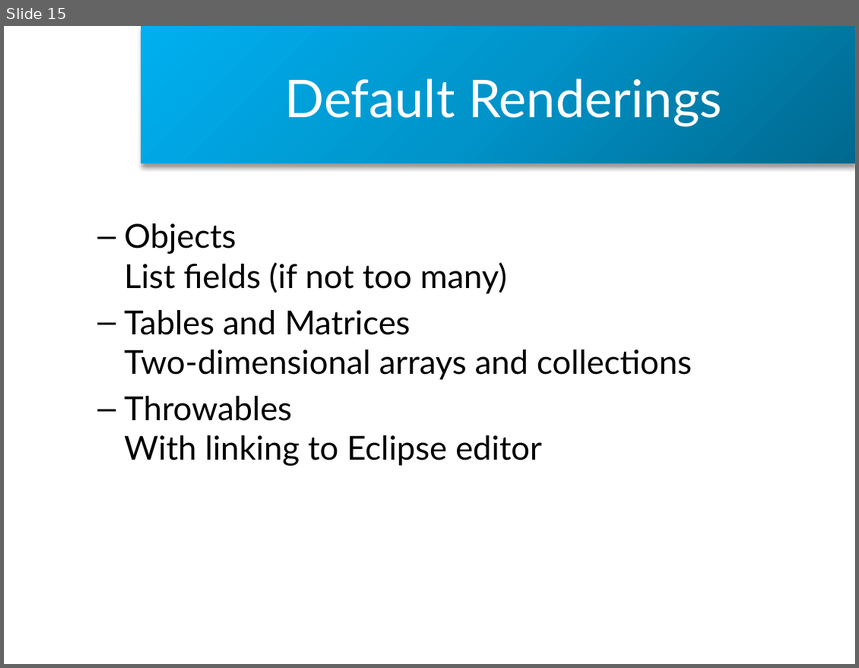
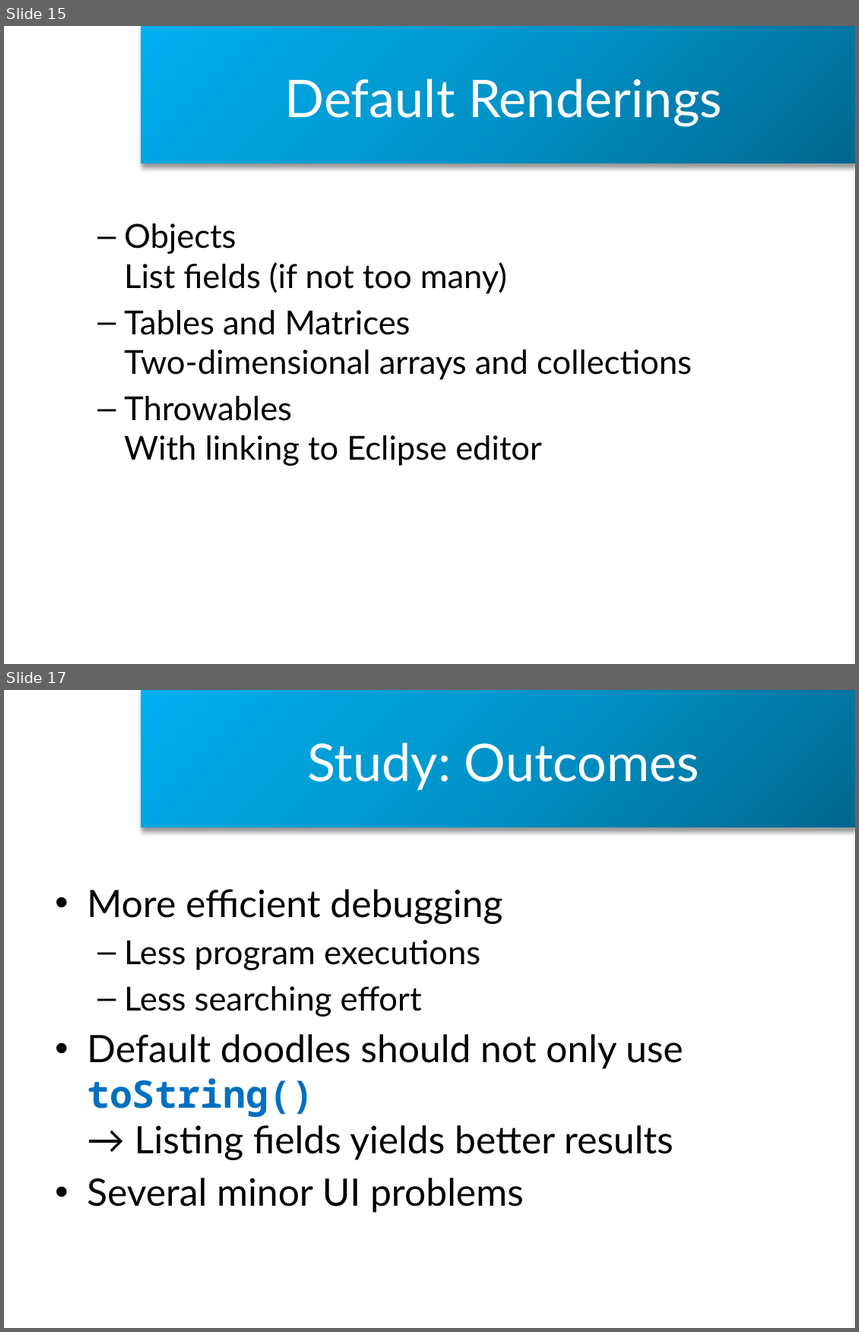
Before and after one commit to CedricReichenbach/DoodleDebug, a slide deck: presentations/Demo DoodleDebug Spring 2013.pptx. Shown one above the other, each under a label of ours: slide 15 before the commit, slides 15 and 17 after it; the slides between them are not shown. The pictures are 859x668 and 859x1332 pixels, drawn with LibreOffice and Linux fonts; fonts in the diff are those of the drawing; background and template pictures are left out. Boxes give left, top, right and bottom in pixels: in the first picture for what was removed or moved away, otherwise in the second. Text is boxed around its words. In the diff, an @@ line names an element or a change of style, - is before the commit and + after.

```diff
--- a/presentations/Demo DoodleDebug Spring 2013.pptx
+++ b/presentations/Demo DoodleDebug Spring 2013.pptx
@@ slide 17 added at <box>4,690,855,1328</box>, background #FFFFFF; not listed: 1 template element that a slide beside it also shows @@
@@ title added at <box>307,742,700,790</box>, 44 pt, text #FFFFFF @@
+Study: Outcomes
@@ text added at <box>87,889,683,1213</box>, 32 pt, text #000000 @@
+• More efficient debugging
+  – Less program executions
+  – Less searching effort
+• Default doodles should not only use toString()
+  → Listing fields yields better results
+• Several minor UI problems
```
Also in this commit, not shown: 3 slides changed, 2 other slides added.
